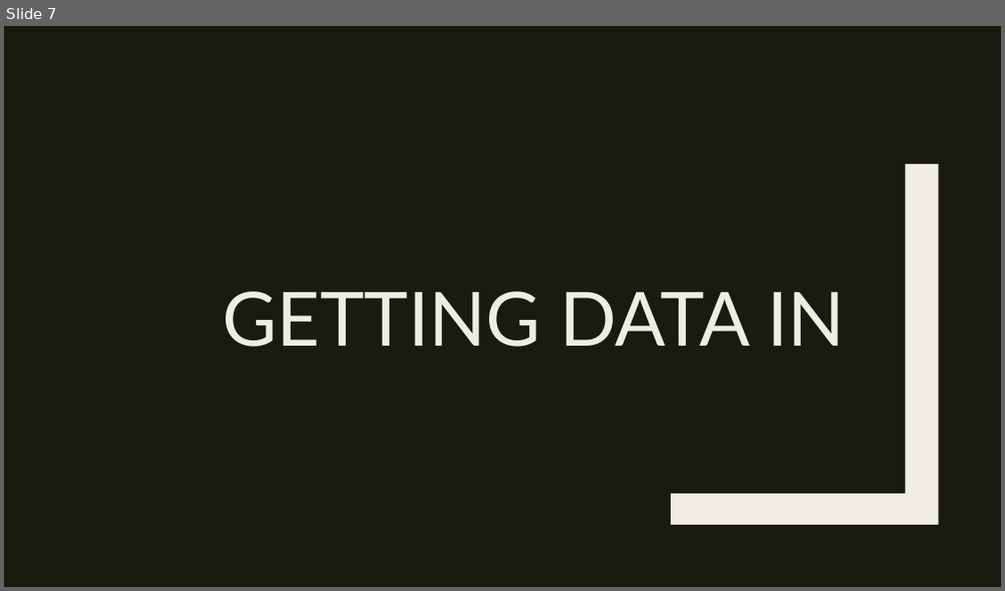
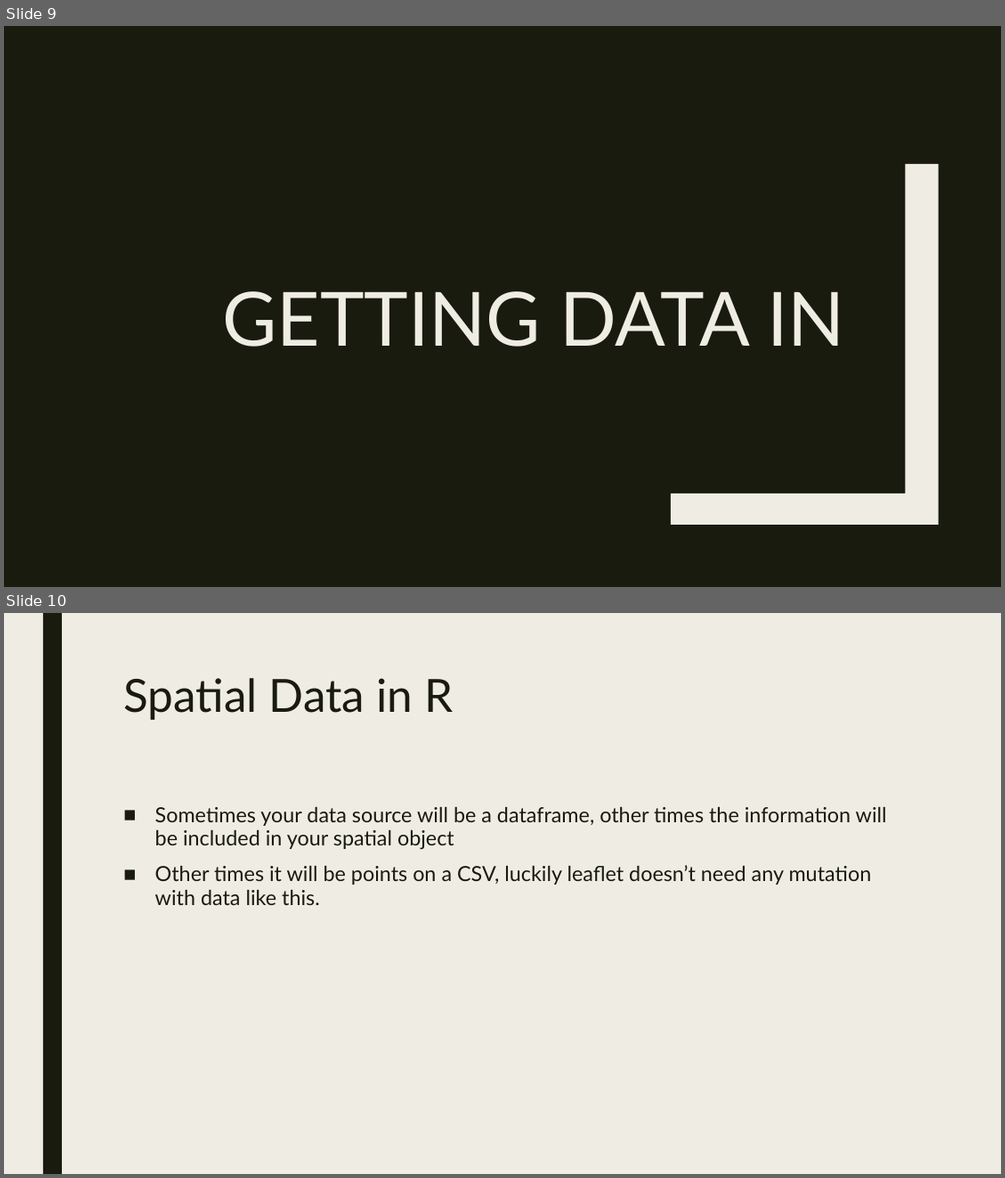
Before and after one commit to RforOperations2018/Class_9-Leaflet, a slide deck: Class 9.pptx. Shown one above the other, each under a label of ours: slide 7 before the commit, slides 9 and 10 after it. The pictures are 1005x591 and 1005x1178 pixels, drawn with LibreOffice and Linux fonts; fonts in the diff are those of the drawing. Boxes give left, top, right and bottom in pixels: in the first picture for what was removed or moved away, otherwise in the second. Text is boxed around its words. In the diff, an @@ line names an element or a change of style, - is before the commit and + after.

```diff
--- a/Class 9.pptx
+++ b/Class 9.pptx
@@ slide 10 added at (x1=4, y1=613, x2=1001, y2=1174), background #EFEDE3 @@
@@ rectangle added at (x1=43, y1=613, x2=62, y2=1174), fill #191B0E @@
@@ title added at (x1=123, y1=678, x2=453, y2=720), 44 pt, text #191B0E @@
+Spatial Data in R
@@ text added at (x1=155, y1=806, x2=887, y2=905), 20 pt, text #191B0E @@
+■ Sometimes your data source will be a dataframe, other times the information will be included in your spatial object
+■ Other times it will be points on a CSV, luckily leaflet doesn’t need any mutation with data like this.
@@ what was slide 7 is now slide 9 @@
```
Also in this commit, not shown: 2 slides changed, 18 other slides added, 3 slides removed, 1 other file.
